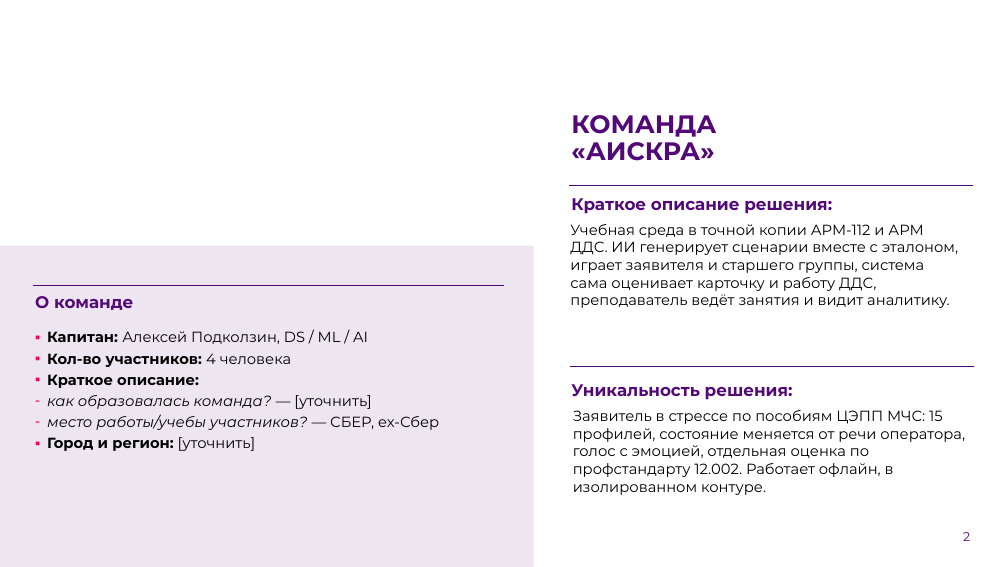
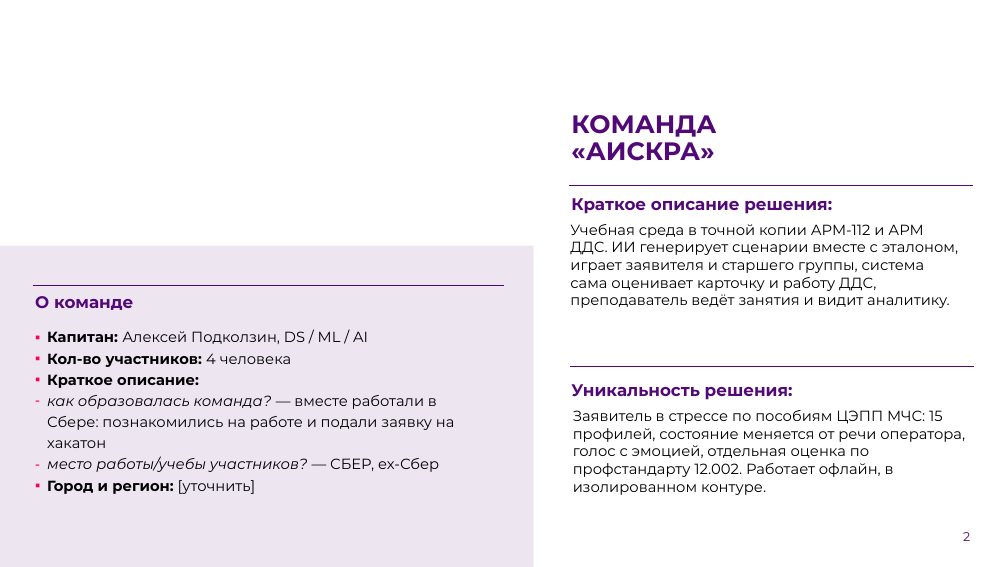
Before and after one commit to Fosh1er/MCHS_hack_AIskra, a slide deck: slide 2 of docs/presentation/АИскра_презентация_ЛЦТ2026.pptx. Drawn at 1008x567 pixels with LibreOffice and Linux fonts; fonts in the diff are those of the drawing; background and template pictures are left out. Boxes give left, top, right and bottom in pixels: in the first picture for what was removed or moved away, otherwise in the second. Text is boxed around its words. In the diff, an @@ line names an element or a change of style, - is before the commit and + after.

```diff
--- a/docs/presentation/АИскра_презентация_ЛЦТ2026.pptx
+++ b/docs/presentation/АИскра_презентация_ЛЦТ2026.pptx
@@ text at box(47, 395, 454, 448): text changed; italic off @@
-– как образовалась команда? — [уточнить]
+– как образовалась команда? — вместе работали в Сбере: познакомились на работе и подали заявку на хакатон
```
Also in this commit, not shown: 1 other slide changed, 1 other file.
